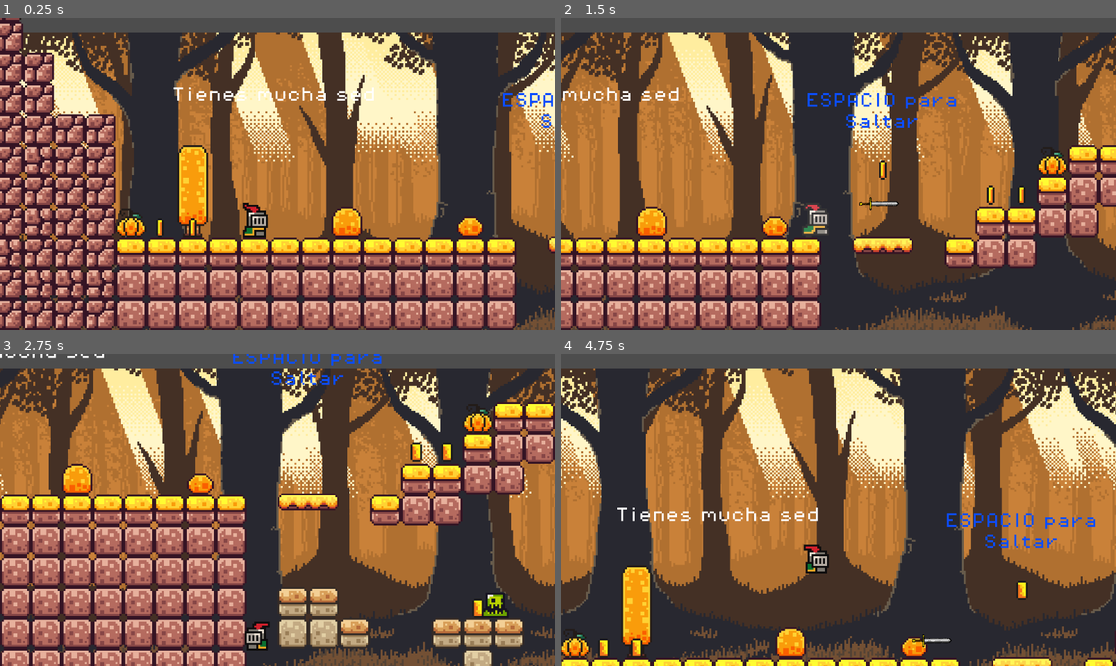
Above: before the commit, frames 1-4 (two rows, left to right).
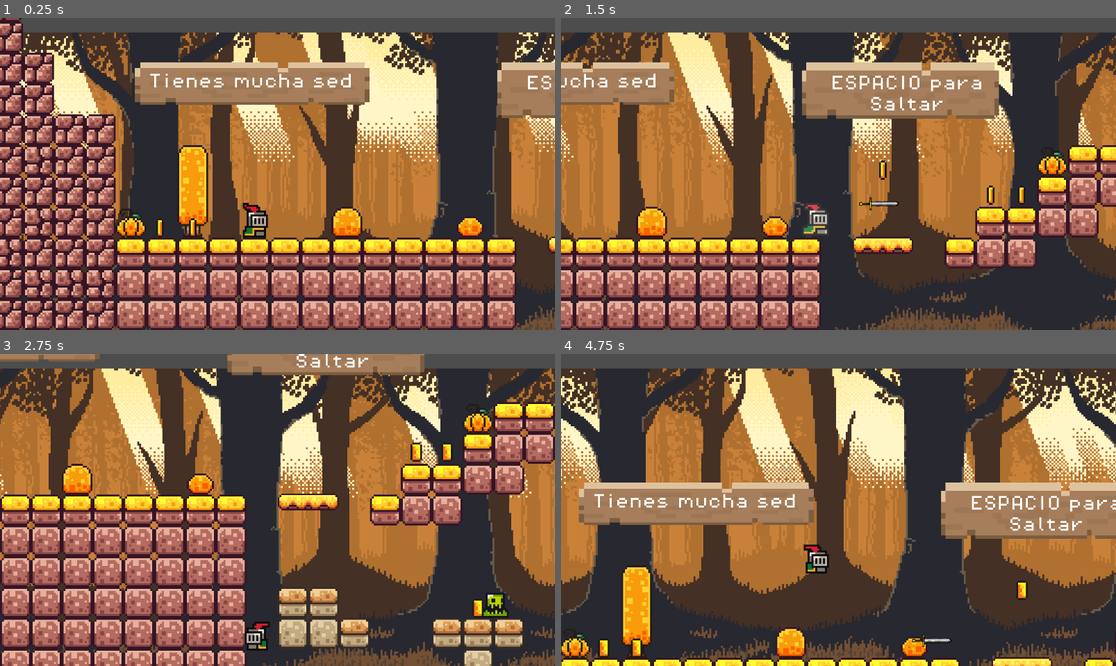
Above: after the commit, the same moments.

Repository: IES-Rafael-Alberti/primer-juego-2d
Game: Godot game, scene res://scenes/game.tscn
Same seed, same stepped clock (60 frames per second), same inputs: the game is played once before the commit and once after it.
Inputs:
- Up to frame 1 (0.25 s): no input
- Up to frame 2 (1.5 s): tap E (fire) at 0.5, 0.6, 1.25, 1.35 s; hold Right (move_right) from 0.53 s (still down); tap Space (jump) at 0.77 s
- Up to frame 3 (2.75 s): tap Space (jump) at 1.52 s; tap E (fire) at 2, 2.1 s; release Right (move_right) at 2.03 s; hold Left (move_left) from 2.03 s (still down)
- Up to frame 4 (4.75 s): tap E (fire) at 2.75, 2.85, 3.5, 3.6, 4.25, 4.35 s; tap Space (jump) at 3.02, 3.77, 4.52 s; release Left (move_left) at 4.28 s; hold Right (move_right) from 4.28 s (still down)

The runs differ from the first frame. In frame 1, 7.5% of the frame differs, in the area x 24-100%, y 14-36%; in frame 2, 9.1%; in frame 3, 3.0%; in frame 4, 11%, in the area x 3-100%, y 41-63%.

Commit message:
añadidos mejoras a las labels

Diff:
--- /dev/null
+++ b/scenes/cajatexto.tscn
@@ -0,0 +1,22 @@
+[gd_scene load_steps=3 format=3 uid="uid://c212koc7iissu"]
+
+[ext_resource type="Texture2D" uid="uid://kujpd60tsmds" path="res://sprites/labels.png" id="1_pxs63"]
+
+[sub_resource type="AtlasTexture" id="AtlasTexture_qk3cf"]
+atlas = ExtResource("1_pxs63")
+region = Rect2(0, -0.40580082, 46, 10.850982)
+
+[node name="cajatextoMarron" type="Control"]
+layout_mode = 3
+anchors_preset = 0
+offset_right = 40.0
+offset_bottom = 40.0
+
+[node name="TextureRect" type="TextureRect" parent="."]
+layout_mode = 1
+anchors_preset = -1
+anchor_right = 1.1500001
+anchor_bottom = 0.245
+offset_right = 53.999996
+offset_bottom = 12.2
+texture = SubResource("AtlasTexture_qk3cf")
--- /dev/null
+++ b/scenes/cajatextoAlt.tscn
@@ -0,0 +1,22 @@
+[gd_scene load_steps=3 format=3 uid="uid://bdwnj0q03y8b1"]
+
+[ext_resource type="Texture2D" uid="uid://kujpd60tsmds" path="res://sprites/labels.png" id="1_73smn"]
+
+[sub_resource type="AtlasTexture" id="AtlasTexture_73smn"]
+atlas = ExtResource("1_73smn")
+region = Rect2(0, 39.938484, 46, 10.061516)
+
+[node name="cajatextoMarron" type="Control"]
+layout_mode = 3
+anchors_preset = 0
+offset_right = 40.0
+offset_bottom = 40.0
+
+[node name="TextureRect" type="TextureRect" parent="."]
+layout_mode = 1
+anchors_preset = -1
+anchor_right = 1.1500001
+anchor_bottom = 0.245
+offset_right = 53.999996
+offset_bottom = 12.2
+texture = SubResource("AtlasTexture_73smn")
--- a/scenes/game.tscn
+++ b/scenes/game.tscn
@@ -1,7 +1,8 @@
-[gd_scene load_steps=19 format=3 uid="uid://cdkq0vabxpwnj"]
+[gd_scene load_steps=21 format=3 uid="uid://cdkq0vabxpwnj"]
 
 [ext_resource type="Script" uid="uid://dwnh5e72p5vvx" path="res://scripts/game_manager.gd" id="1_0tnpc"]
 [ext_resource type="PackedScene" uid="uid://cu3qmef5tm6lj" path="res://scenes/player.tscn" id="1_uwrxv"]
+[ext_resource type="PackedScene" uid="uid://bdwnj0q03y8b1" path="res://scenes/cajatextoAlt.tscn" id="2_trtic"]
 [ext_resource type="Texture2D" uid="uid://dfoyckphy7ul0" path="res://sprites/world_tileset.png" id="2_yqjtg"]
 [ext_resource type="PackedScene" uid="uid://dw7hofpwrvls8" path="res://scenes/platform.tscn" id="3_lnu2h"]
 [ext_resource type="PackedScene" uid="uid://c87k2v0712tij" path="res://scenes/coin.tscn" id="4_lbhrr"]
@@ -11,6 +12,7 @@
 [ext_resource type="FontFile" uid="uid://cahgg7rygrm2q" path="res://fonts/PixelOperator8.ttf" id="7_gee14"]
 [ext_resource type="PackedScene" uid="uid://qffbaxvbefdk" path="res://scenes/slime.tscn" id="7_u5sy4"]
 [ext_resource type="FontFile" uid="uid://76mam0d3uvpn" path="res://fonts/PixelOperator8-Bold.ttf" id="9_vtaks"]
+[ext_resource type="PackedScene" uid="uid://c212koc7iissu" path="res://scenes/cajatexto.tscn" id="10_kvuet"]
 [ext_resource type="PackedScene" uid="uid://deo1e8mmmpqhk" path="res://scenes/bottle.tscn" id="11_kvpfn"]
 
 [sub_resource type="TileSetAtlasSource" id="TileSetAtlasSource_lnu2h"]
@@ -224,24 +226,43 @@
 unique_name_in_owner = true
 script = ExtResource("1_0tnpc")
 
-[node name="ScoreLabel" type="Label" parent="GameManager"]
-offset_left = 848.0
-offset_top = -226.0
-offset_right = 930.0
-offset_bottom = -196.0
-theme_override_colors/font_color = Color(0.043137256, 0.3019608, 1, 1)
+[node name="cajatextoAlt" parent="GameManager" instance=ExtResource("2_trtic")]
+offset_left = 854.0
+offset_top = -223.0
+offset_right = 893.0
+offset_bottom = -166.0
+
+[node name="ScoreLabel" type="Label" parent="GameManager/cajatextoAlt"]
+layout_mode = 0
+offset_left = 10.0
+offset_top = 3.0
+offset_right = 92.0
+offset_bottom = 33.0
+theme_override_colors/font_color = Color(0.22745098, 0.16862746, 0, 1)
 theme_override_fonts/font = ExtResource("9_vtaks")
 theme_override_font_sizes/font_size = 8
 text = "Has tomado X monedas"
 horizontal_alignment = 1
 autowrap_mode = 2
 
-[node name="ScoreLabel2" type="Label" parent="GameManager"]
-offset_left = 695.0
-offset_top = -242.0
-offset_right = 823.0
-offset_bottom = -201.0
-theme_override_colors/font_color = Color(0.043137256, 0.3019608, 1, 1)
+[node name="cajatextoAlt2" parent="GameManager" instance=ExtResource("2_trtic")]
+anchors_preset = -1
+anchor_left = 0.016
+anchor_top = -0.037
+anchor_right = 0.016
+anchor_bottom = -0.037
+offset_left = 669.568
+offset_top = -222.024
+offset_right = 761.568
+offset_bottom = -57.024002
+
+[node name="ScoreLabel2" type="Label" parent="GameManager/cajatextoAlt2"]
+layout_mode = 0
+offset_left = 18.0
+offset_top = 6.0
+offset_right = 146.0
+offset_bottom = 47.0
+theme_override_colors/font_color = Color(0.2901961, 0.1882353, 0, 1)
 theme_override_fonts/font = ExtResource("9_vtaks")
 theme_override_font_sizes/font_size = 8
 text = "¿Te apetece una bebida? Una pena que te falten X monedas :("
@@ -375,57 +396,96 @@
 
 [node name="Labels" type="Node" parent="."]
 
-[node name="Label" type="Label" parent="Labels"]
-offset_left = 48.0
-offset_top = -34.0
-offset_right = 138.0
-offset_bottom = -11.0
-theme_override_colors/font_color = Color(0.043137256, 0.3019608, 1, 1)
+[node name="cajatextoMarron" parent="Labels" instance=ExtResource("10_kvuet")]
+offset_left = -137.0
+offset_top = -50.0
+offset_right = -78.0
+offset_bottom = -10.0
+
+[node name="Label5" type="Label" parent="Labels/cajatextoMarron"]
+layout_mode = 0
+offset_left = 7.0
+offset_top = 6.0
+offset_right = 113.0
+offset_bottom = 29.0
+theme_override_colors/font_color = Color(1, 1, 1, 1)
+theme_override_fonts/font = ExtResource("7_gee14")
+theme_override_font_sizes/font_size = 8
+text = "Tienes mucha sed"
+
+[node name="cajatextoMarron12" parent="Labels" instance=ExtResource("10_kvuet")]
+offset_left = 51.0
+offset_top = -50.0
+offset_right = 93.0
+offset_bottom = 19.0
+
+[node name="Label" type="Label" parent="Labels/cajatextoMarron12"]
+layout_mode = 1
+anchors_preset = -1
+anchor_top = 0.028985536
+anchor_bottom = 0.028985536
+offset_left = 4.0
+offset_top = 5.0
+offset_right = 105.0
+offset_bottom = 28.0
+theme_override_colors/font_color = Color(1, 1, 1, 1)
 theme_override_fonts/font = ExtResource("7_gee14")
 theme_override_font_sizes/font_size = 8
 text = "ESPACIO para Saltar"
 horizontal_alignment = 1
 autowrap_mode = 2
-
-[node name="Label5" type="Label" parent="Labels"]
-offset_left = -118.0
-offset_top = -37.0
-offset_right = -27.0
-offset_bottom = -14.0
+metadata/_edit_use_anchors_ = true
+
+[node name="cajatextoMarron23" parent="Labels" instance=ExtResource("10_kvuet")]
+offset_left = 227.0
+offset_top = -129.0
+offset_right = 260.0
+offset_bottom = 9.0
+
+[node name="Label4" type="Label" parent="Labels/cajatextoMarron23"]
+layout_mode = 0
+offset_left = 2.0
+offset_top = 11.0
+offset_right = 94.0
+offset_bottom = 52.0
 theme_override_colors/font_color = Color(1, 1, 1, 1)
-theme_override_fonts/font = ExtResource("7_gee14")
-theme_override_font_sizes/font_size = 8
-text = "Tienes mucha sed"
-
-[node name="Label4" type="Label" parent="Labels"]
-offset_left = 227.0
-offset_top = -83.0
-offset_right = 319.0
-offset_bottom = -42.0
-theme_override_colors/font_color = Color(0.043137256, 0.3019608, 1, 1)
 theme_override_fonts/font = ExtResource("7_gee14")
 theme_override_font_sizes/font_size = 8
 text = "Pulsa E para lanzar una Espada"
 horizontal_alignment = 1
 autowrap_mode = 2
 
-[node name="Label2" type="Label" parent="Labels"]
-offset_left = 572.0
-offset_top = -81.0
-offset_right = 742.0
-offset_bottom = -58.0
-theme_override_colors/font_color = Color(0.043137256, 0.3019608, 1, 1)
+[node name="cajatextoMarron3" parent="Labels" instance=ExtResource("10_kvuet")]
+offset_left = 559.0
+offset_top = -79.0
+offset_right = 672.0
+offset_bottom = -39.0
+
+[node name="Label2" type="Label" parent="Labels/cajatextoMarron3"]
+layout_mode = 0
+offset_left = 10.0
+offset_top = 8.0
+offset_right = 180.0
+offset_bottom = 31.0
+theme_override_colors/font_color = Color(1, 1, 1, 1)
 theme_override_fonts/font = ExtResource("7_gee14")
 theme_override_font_sizes/font_size = 8
 text = "Cuidado con los enemigos..."
 
-[node name="Label3" type="Label" parent="Labels"]
-offset_left = 844.0
-offset_top = -236.0
-offset_right = 995.0
-offset_bottom = -213.0
-theme_override_colors/font_color = Color(0.043137256, 0.3019608, 1, 1)
-theme_override_fonts/font = ExtResource("7_gee14")
+[node name="cajatextoAlt" parent="Labels" instance=ExtResource("2_trtic")]
+offset_left = 853.0
+offset_top = -247.0
+offset_right = 896.0
+offset_bottom = -210.0
+
+[node name="Label3" type="Label" parent="Labels/cajatextoAlt"]
+layout_mode = 0
+offset_left = 3.0
+offset_top = 6.0
+offset_right = 154.0
+offset_bottom = 29.0
+theme_override_colors/font_color = Color(0.2901961, 0.1882353, 0, 1)
+theme_override_fonts/font = ExtResource("9_vtaks")
 theme_override_font_sizes/font_size = 8
 text = "Buen trabajo!
 "
--- a/scripts/game_manager.gd
+++ b/scripts/game_manager.gd
@@ -3,8 +3,8 @@
 const BOTTLE = 20
 
 var score = 0
-@onready var score_label: Label = $ScoreLabel
-@onready var score_label_2: Label = $ScoreLabel2
+@onready var score_label: Label = $cajatextoAlt/ScoreLabel
+@onready var score_label_2: Label = $cajatextoAlt2/ScoreLabel2
 
 func add_point():
 	score += 1
--- a/scripts/slime.gd
+++ b/scripts/slime.gd
@@ -30,6 +30,7 @@
 func killable():
 	set_process(false)
 	area_2d.queue_free()
+	collision_shape_2d.queue_free()
 	animated_sprite_2d.play("death")
 	await animated_sprite_2d.animation_finished
 	queue_free()
Binary file added: sprites/labels.png
Not shown, added: sprites/labels.png.import
